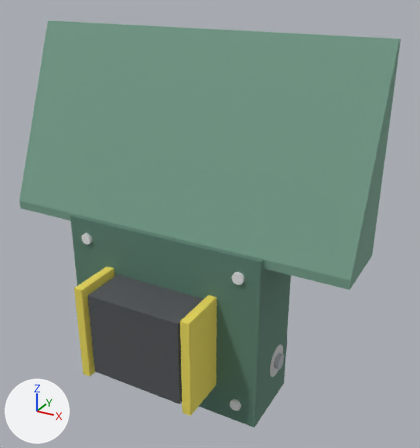
What one commit did to the glTF model viewer/data/models/unorthodox.glb.
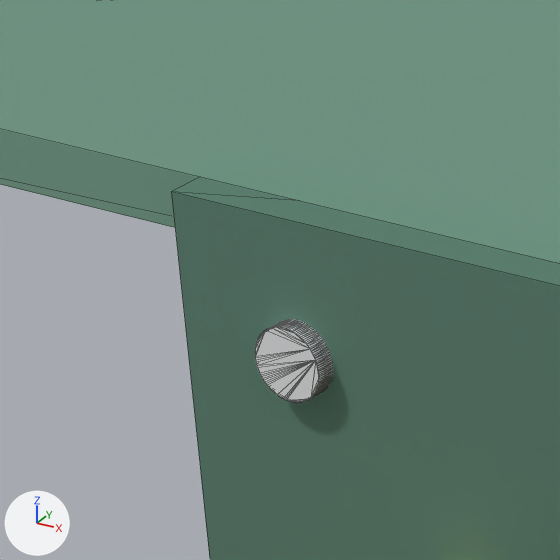
The first picture shows the older version from a 50 mm lens placed at (95.8, -156.4, 109.2), pointed at (11.8, -3.8, 32.9). The close-ups show the older and then the newer version on the part from 11% to 29% of the width and 42% to 59% of the height of that picture. Only the edits that show in the close-ups are written down. The axes (+X, +Y, +Z) are drawn at lower left. The lights are the same throughout. The close-ups show mesh edges as thin lines.

The older version as bpy lines, for what is in view:
```python
me_chassis = bpy.data.meshes.new('chassis')
me_chassis.from_pydata(...)  # 10 vertices, 16 faces; spans x -36.0..36.0, y -17.0..9.0, z -31.0..31.0
me_chassis.materials.append(mat_chassis)  # green #5d8373
me_dt_screw_2 = bpy.data.meshes.new('dt_screw_2')
me_dt_screw_2.from_pydata(...)  # a 126-sided cylinder along y spanning x -30.9..-27.1, y -18.0..-16.6, z 22.1..25.9
me_dt_screw_2.materials.append(mat_dt_screw_2)  # white #e6e8eb
me_scoop = bpy.data.meshes.new('scoop')
me_scoop.from_pydata(...)  # 10 vertices, 16 faces; spans x -62.0..62.0, y -15.0..11.0, z 28.0..92.0
me_scoop.materials.append(mat_scoop)  # greyish green #77a08d
ob_chassis = bpy.data.objects.new('chassis', me_chassis)
ob_chassis.location = (0.0, 0.0, 0.0)
ob_dt_screw_2 = bpy.data.objects.new('dt_screw_2', me_dt_screw_2)
ob_dt_screw_2.location = (0.0, 0.0, 0.0)
ob_scoop = bpy.data.objects.new('scoop', me_scoop)
ob_scoop.location = (0.0, 0.0, 0.0)
```
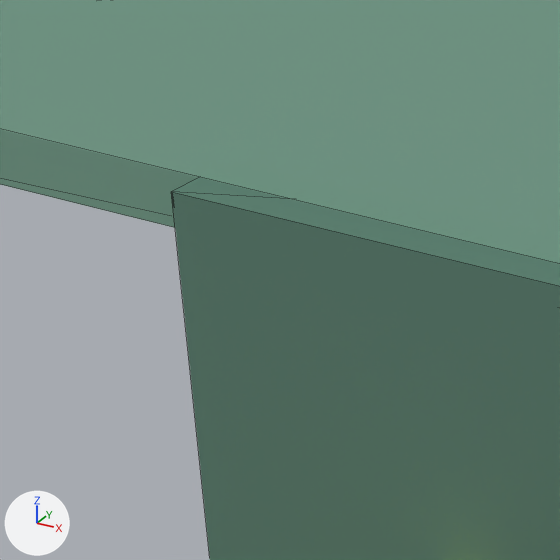
What differs and where, as boxes (x1, y1, x2, y2) in the close-ups (560 x 560 px):
'dt_screw_2', deleted: before (255, 319, 333, 403)

What the commit changed:
Object 'dt_screw_2' (ob_dt_screw_2) is deleted.
